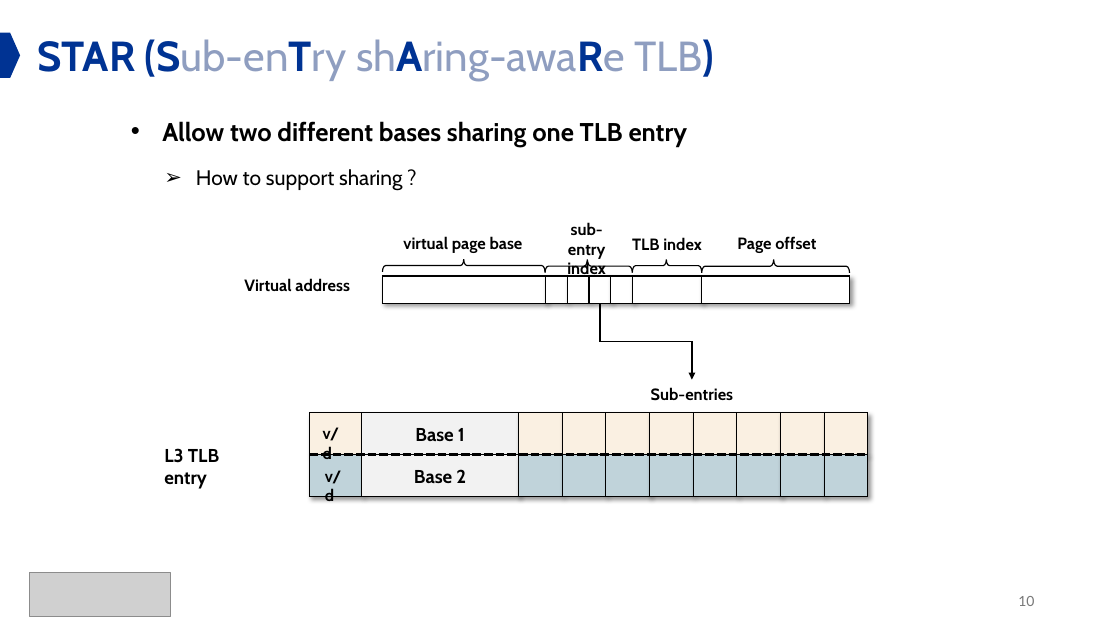
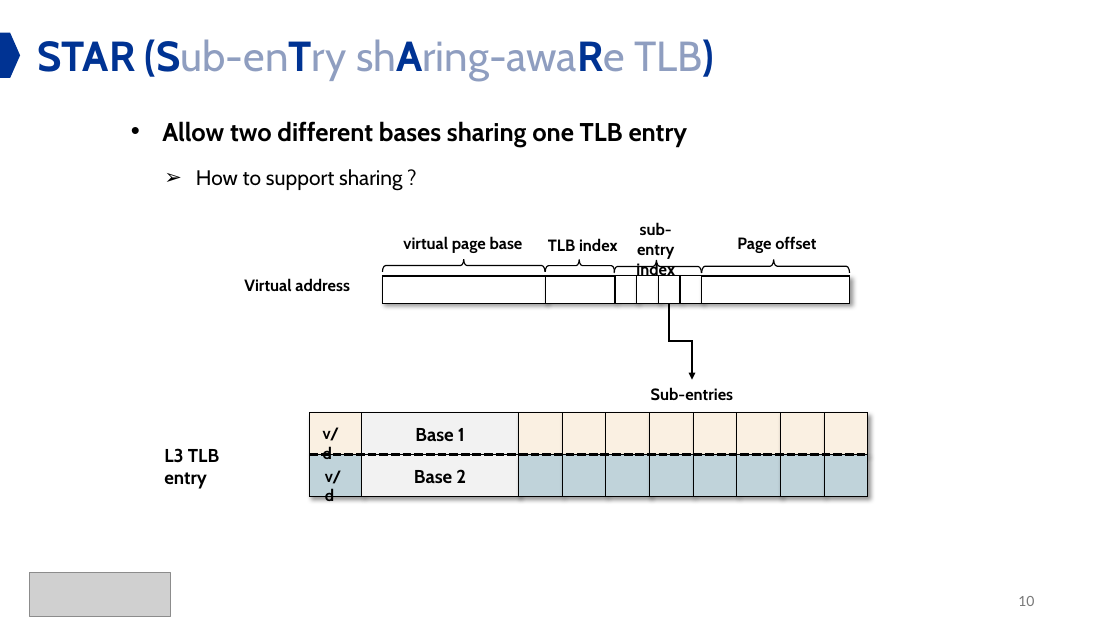
Before and after one commit to libingyao/libingyao.github.io, a slide deck: slide 10 of files/STAR_slides_pre.pptx. Drawn at 1120x630 pixels with LibreOffice and Linux fonts; fonts in the diff are those of the drawing; grey boxes stand for pictures. Boxes give left, top, right and bottom in pixels: in the first picture for what was removed or moved away, otherwise in the second. Text is boxed around its words. In the diff, an @@ line names an element or a change of style, - is before the commit and + after.

```diff
--- a/files/STAR_slides_pre.pptx
+++ b/files/STAR_slides_pre.pptx
@@ 1 text, 1 rectangle, 1 right brace: place and size @@
-1 text, 1 rectangle, 1 right brace at (632,237,702,303)
+1 text, 1 rectangle, 1 right brace at (546,238,618,303)
@@ 4 rectangles, 1 text, 1 right brace: place and size @@
-4 rectangles, 1 text, 1 right brace at (545,222,633,303)
+4 rectangles, 1 text, 1 right brace at (614,222,702,302)
@@ elbow arrow moved from (600, 303) - (692, 380) to (670, 303) - (692, 380) @@
```
Also in this commit, not shown: 2 other slides changed, 5 other files.
